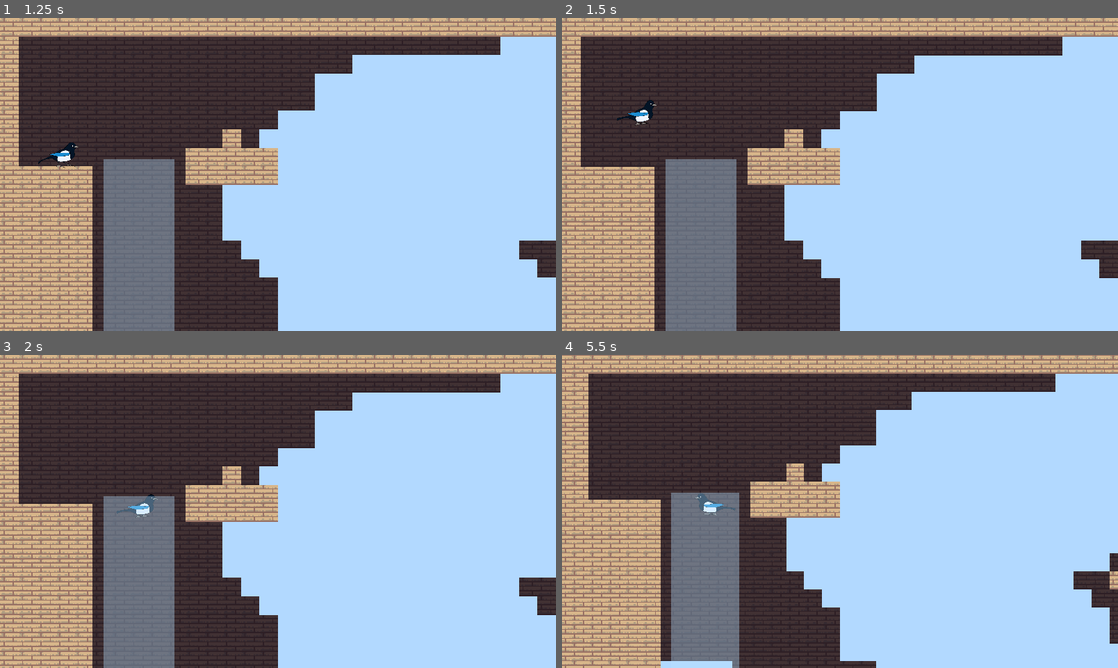
Above: before the commit, frames 1-4 (two rows, left to right).
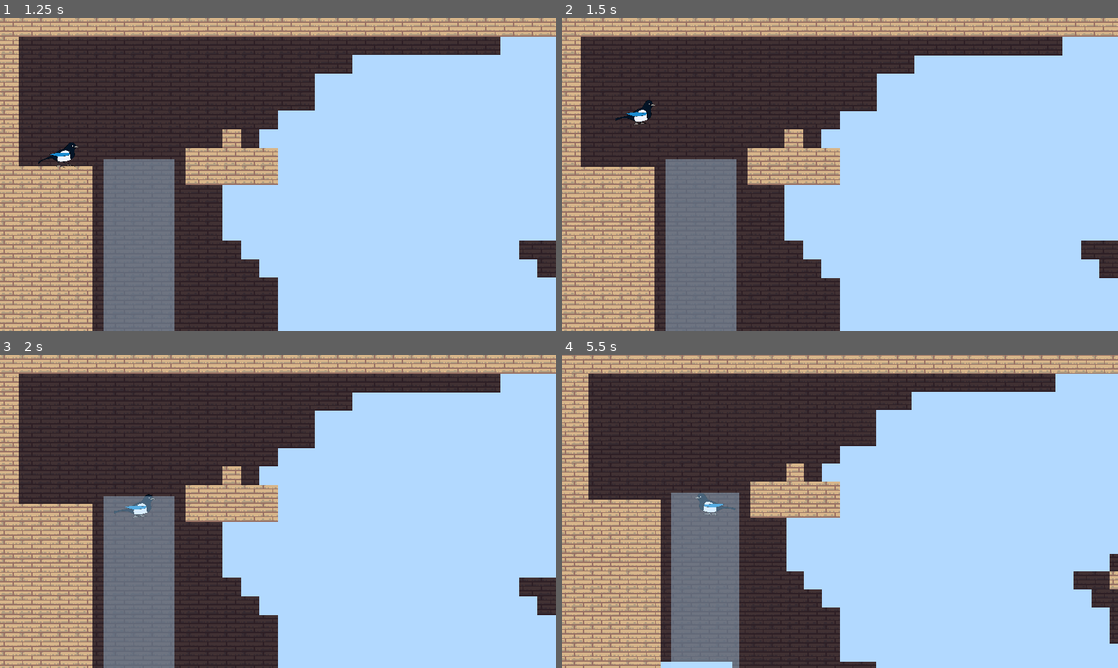
Above: after the commit, the same moments.

Repository: Temulgeh/melopie
Game: Godot game, scene res://Levels/TestLevel.tscn
The game is run twice, just before and just after one commit, with the same random seed, the same clock (stepped at 60 frames per second) and the same inputs.
Inputs:
- Up to frame 1 (1.25 s): click "Resume Game" at 0.5 s
- Up to frame 2 (1.5 s): tap Enter at 1.25 s; hold Right (right) from 1.28 s (still down); hold C (jump) from 1.28 s (still down)
- Up to frame 3 (2 s): keep holding Right (right); keep holding C (jump)
- Up to frame 4 (5.5 s): release C (jump) at 2.03 s; tap C (jump) at 2.1, 2.27, 2.57, 3.6, 3.77, 4.07, 5.1, 5.27 s; release Right (right) at 2.78 s; hold Left (left) 2.78-3.53 s; hold C (jump) 2.78-3.53 s; hold Right (right) 3.53-5.03 s; hold C (jump) 4.28-5.03 s; hold Left (left) from 5.03 s (still down)

Frame 1 is identical in both runs. In frame 2, less than 0.1% of the frame differs, in the area x 9-17%, y 26-35%; in frame 3, 0.1%; in frame 4, 1.4%, in the area x 0-100%, y 0-98%.

Commit message:
finish up player animations shortcuts have been taken and terrible code sins have been commited

Diff:
--- a/MelopieProjectFiles/Actors/Player/Player.gd
+++ b/MelopieProjectFiles/Actors/Player/Player.gd
@@ -24,7 +24,7 @@
 const c_high_jump_gravity: float = 0.1
 const c_jump_apex_velocity: float = 0.5
 const c_jump_apex_gravity: float = c_gravity * 0.5
-const c_jump_boost: float = 1.1
+const c_jump_boost: float = 1.05
 const c_max_gravity: float = 4.7
 
 const c_flap_force: float = -3.0
@@ -51,6 +51,7 @@
 const c_anim_run_threshold: float = 0.1
 const c_anim_run_min_speed: float = 0.6
 const c_anim_run_max_speed: float = 1.4
+const c_anim_keep_running_every_second_you_are_not_running_they_are_getting_closer: int = 3
 
 onready var sprite := $Sprite
 onready var animation_player := $AnimationPlayer
@@ -73,6 +74,7 @@
 
 var animations_locked: bool = false
 var frozen: bool = false
+var oh_god_oh_no_they_are_coming: int = 0
 
 
 func _ready():
@@ -251,6 +253,17 @@
 		if not animations_locked:
 			if is_on_floor():
 				if abs(velocity.x) > c_anim_run_threshold:
+					oh_god_oh_no_they_are_coming = c_anim_keep_running_every_second_you_are_not_running_they_are_getting_closer
+					animation_player.play("Run")
+					animation_player.playback_speed = lerp(
+						c_anim_run_min_speed,
+						c_anim_run_max_speed,
+						(abs(velocity.x) - c_anim_run_threshold) /
+						(c_running_speed - c_anim_run_threshold)
+					)
+				elif oh_god_oh_no_they_are_coming > 0:
+					oh_god_oh_no_they_are_coming -= 1
+					# very wet code
 					animation_player.play("Run")
 					animation_player.playback_speed = lerp(
 						c_anim_run_min_speed,
@@ -286,7 +299,9 @@
 
 
 func glide_animation():
-	pass
+	if not animations_locked:
+#		animation_player.play("RESET")
+		animation_player.play("Glide")
 
 
 func reset_playback_speed():
--- a/MelopieProjectFiles/Actors/Player/Player.tscn
+++ b/MelopieProjectFiles/Actors/Player/Player.tscn
@@ -107,6 +107,22 @@
 "values": [ Vector2( 0.04, 0.04 ), Vector2( 0.045, 0.03 ), Vector2( 0.035, 0.05 ), Vector2( 0.04, 0.04 ) ]
 }
 
+[sub_resource type="Animation" id=9]
+resource_name = "Glide"
+length = 0.001
+tracks/0/type = "value"
+tracks/0/path = NodePath("Sprite/Sprite:texture")
+tracks/0/interp = 1
+tracks/0/loop_wrap = true
+tracks/0/imported = false
+tracks/0/enabled = true
+tracks/0/keys = {
+"times": PoolRealArray( 0 ),
+"transitions": PoolRealArray( 1 ),
+"update": 1,
+"values": [ ExtResource( 6 ) ]
+}
+
 [sub_resource type="Animation" id=7]
 resource_name = "Idle"
 step = 0.02
@@ -276,6 +292,7 @@
 
 [node name="AnimationPlayer" type="AnimationPlayer" parent="."]
 anims/Flap = SubResource( 6 )
+anims/Glide = SubResource( 9 )
 anims/Idle = SubResource( 7 )
 anims/Jump = SubResource( 4 )
 anims/RESET = SubResource( 5 )
Not shown: 1 places in MelopieProjectFiles/Actors/Player/Player.tscn that only renumber resources
